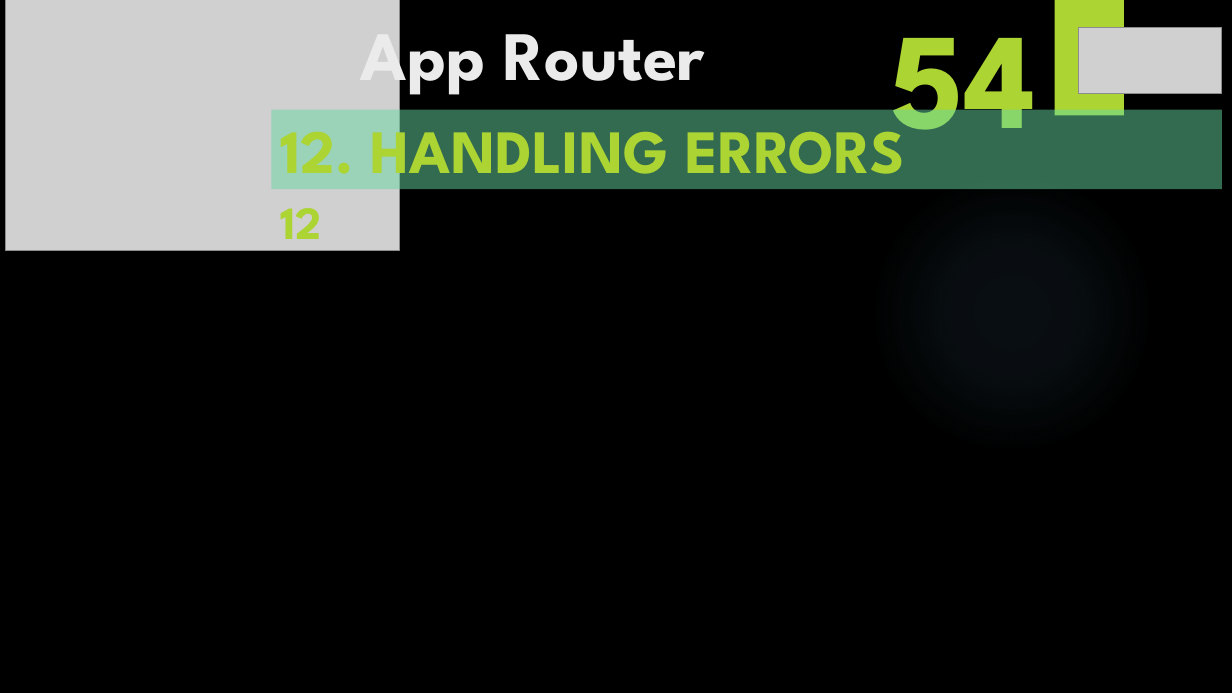
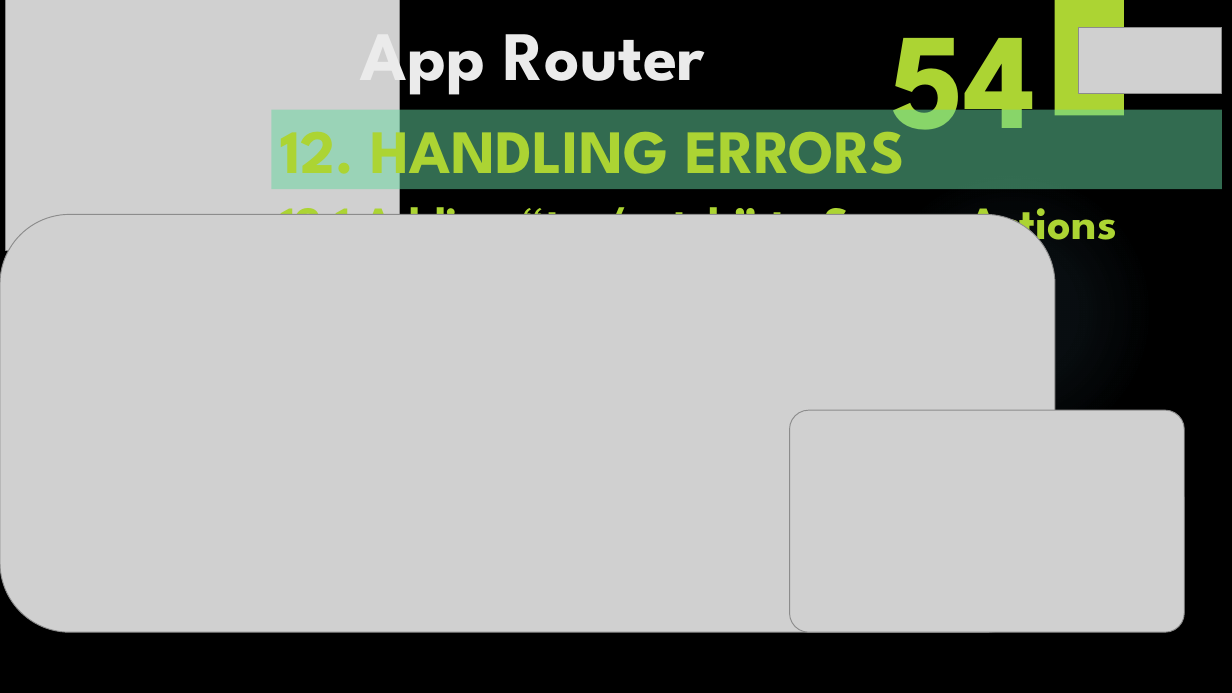
Before and after one commit to yasenstar/learn_javascript, a slide deck: slide 55 of learn_nextjs/2_App_Router/App_Router.pptx. Drawn at 1232x693 pixels with LibreOffice and Linux fonts; fonts in the diff are those of the drawing; grey boxes stand for pictures; background and template pictures are left out. Boxes give left, top, right and bottom in pixels: in the first picture for what was removed or moved away, otherwise in the second. Text is boxed around its words. In the diff, an @@ line names an element or a change of style, - is before the commit and + after.

```diff
--- a/learn_nextjs/2_App_Router/App_Router.pptx
+++ b/learn_nextjs/2_App_Router/App_Router.pptx
@@ text at box(281, 193, 1117, 254): text changed @@
-12
+12.1 Adding “try/catch” to Server Actions
@@ picture added at box(0, 214, 1055, 632) @@
@@ picture added at box(790, 410, 1185, 632) @@
```
Also in this commit, not shown: 14 slides added, 2 other files.
